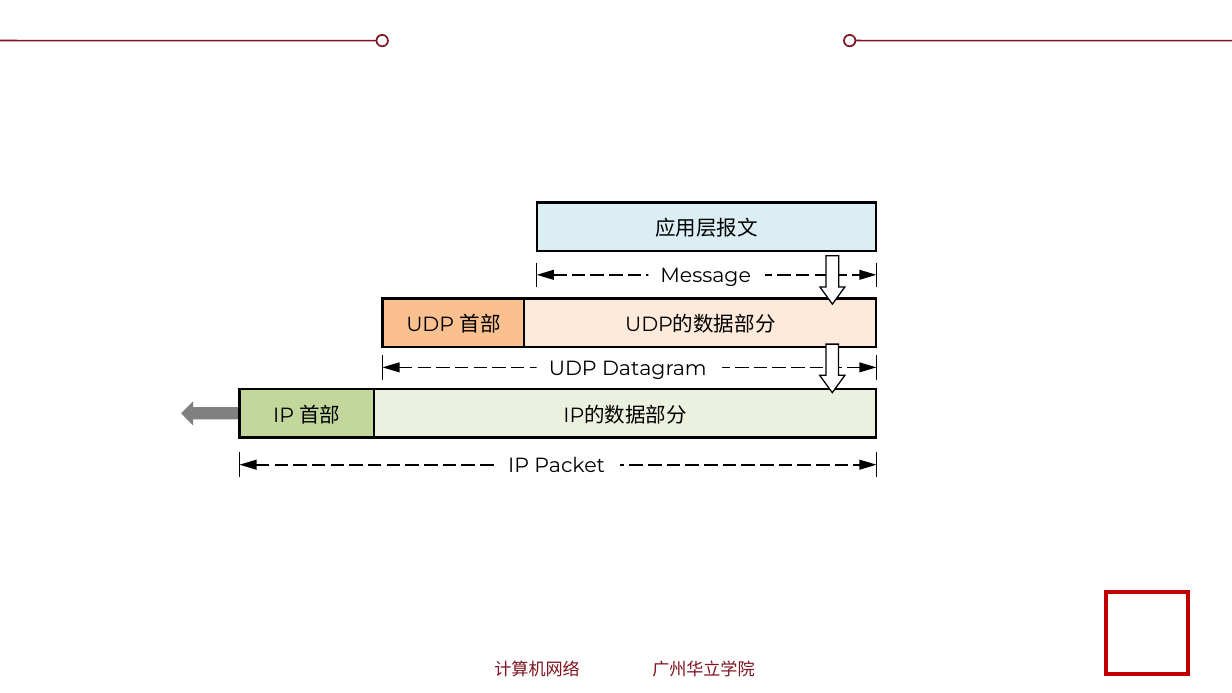
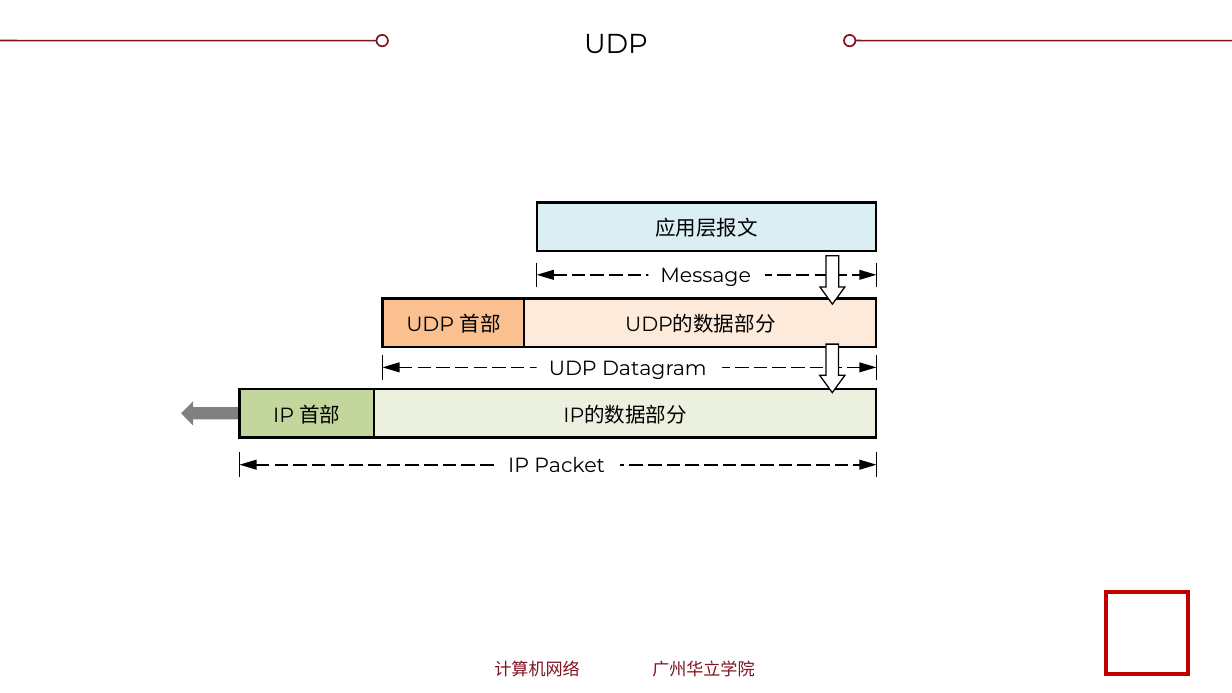
Before and after one commit to glplaman/glplaman.github.io, a slide deck: slide 26 of network/ppt/chap5.pptx. Drawn at 1232x693 pixels with LibreOffice and Linux fonts; fonts in the diff are those of the drawing; background and template pictures are left out. Boxes give left, top, right and bottom in pixels: in the first picture for what was removed or moved away, otherwise in the second. Text is boxed around its words. In the diff, an @@ line names an element or a change of style, - is before the commit and + after.

```diff
--- a/network/ppt/chap5.pptx
+++ b/network/ppt/chap5.pptx
@@ title added at (584, 34, 648, 53), 16 pt, text #000000 @@
+UDP
```
Also in this commit, not shown: 6 other slides changed, 4 slides added, 14 other files.
